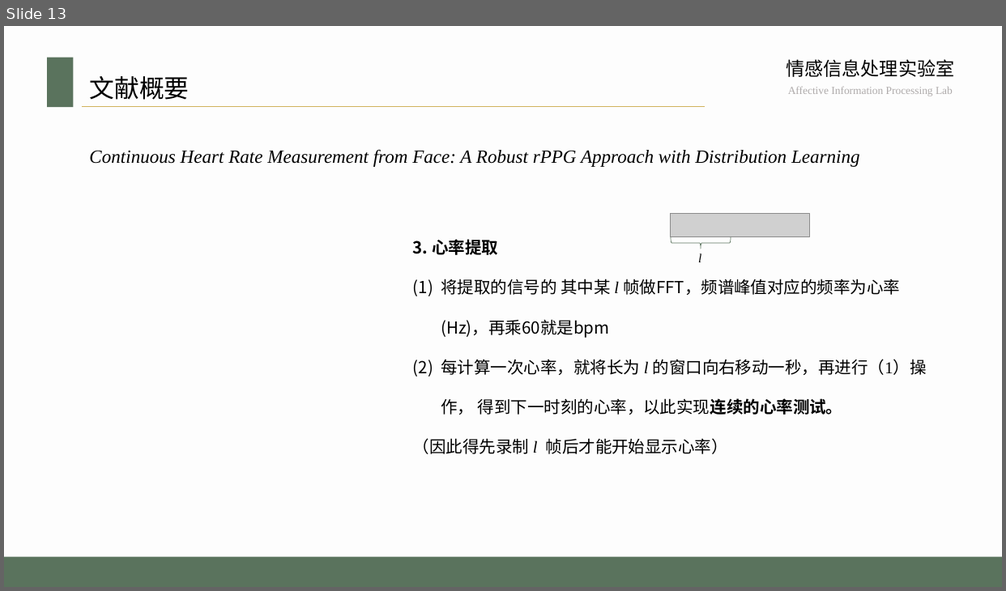
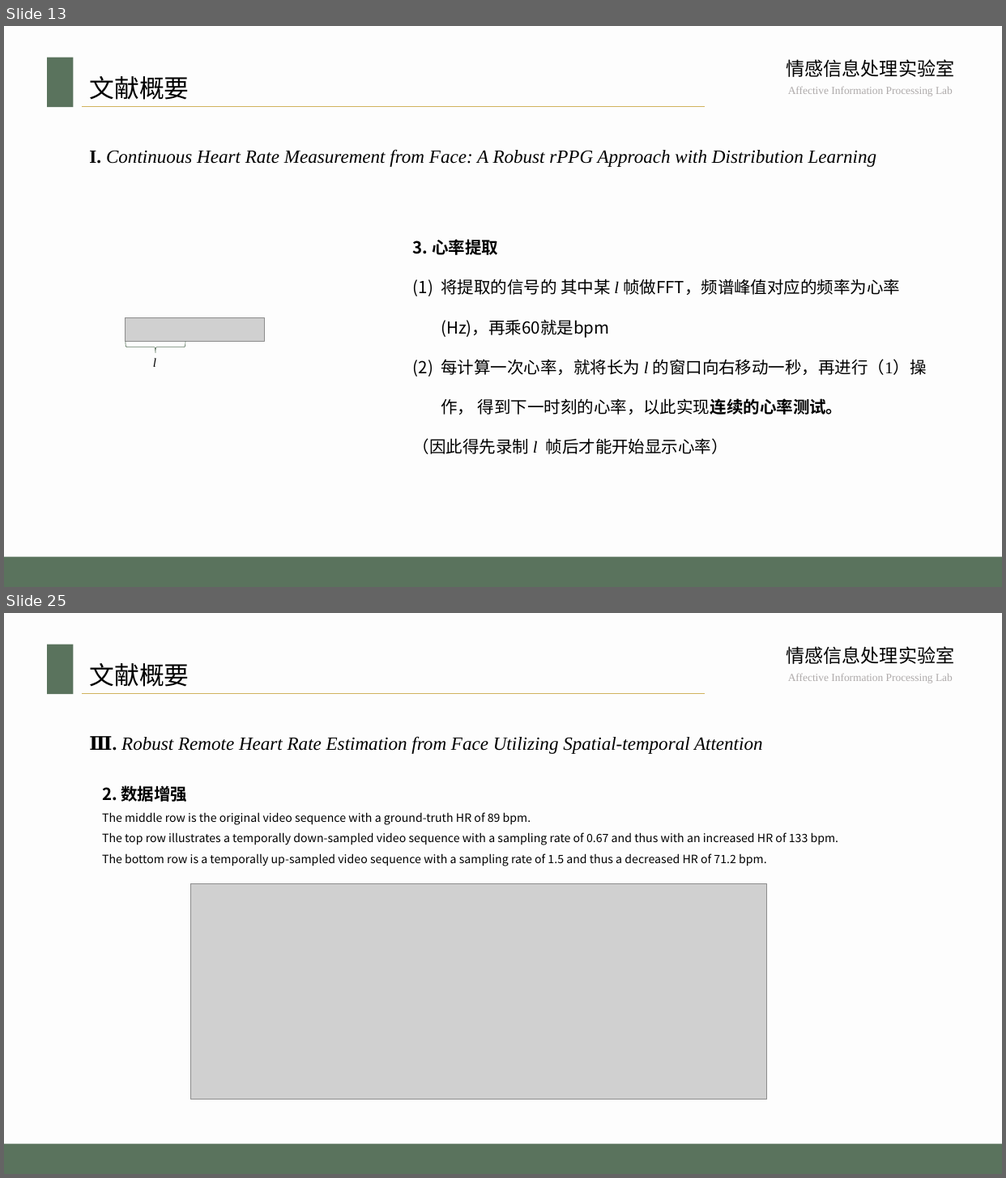
Before and after one commit to whatcarp/rppgrppg, a slide deck: 东大模板.pptx. Shown one above the other, each under a label of ours: slide 13 before the commit, slides 13 and 25 after it; the slides between them are not shown. The pictures are 1006x591 and 1006x1178 pixels, drawn with LibreOffice and Linux fonts; fonts in the diff are those of the drawing; grey boxes stand for pictures; background and template pictures are left out. Boxes give left, top, right and bottom in pixels: in the first picture for what was removed or moved away, otherwise in the second. Text is boxed around its words. In the diff, an @@ line names an element or a change of style, - is before the commit and + after.

```diff
--- a/东大模板.pptx
+++ b/东大模板.pptx
@@ slide 25 added at (4,613,1002,1174), background #E7E6E6 at 5% opacity; not listed: 5 template elements that a slide beside it also shows @@
@@ title added at (89,663,189,687), 24 pt, text #000000 @@
+文献概要
@@ text added at (89,736,763,754), 18 pt, text #000000, italic @@
+Ⅲ. Robust Remote Heart Rate Estimation from Face Utilizing Spatial-temporal Attention
@@ text added at (102,784,839,867), 11 pt, text #000000 @@
+2. 数据增强
+The middle row is the original video sequence with a ground-truth HR of 89 bpm.
+The top row illustrates a temporally down-sampled video sequence with a sampling rate of 0.67 and thus with an increased HR of 133 bpm.
+The bottom row is a temporally up-sampled video sequence with a sampling rate of 1.5 and thus a decreased HR of 71.2 bpm.
@@ picture added at (190,884,767,1099) @@
@@ slide 13 changed as well @@
@@ text at (89,149,877,167): text changed @@
-Continuous Heart Rate Measurement from Face: A Robust rPPG Approach with Distribution Learning
+I. Continuous Heart Rate Measurement from Face: A Robust rPPG Approach with Distribution Learning
@@ 1 picture, 1 text, 1 right brace: place and size @@
-1 picture, 1 text, 1 right brace at (671,214,809,263)
+1 picture, 1 text, 1 right brace at (126,318,264,367)
```
Also in this commit, not shown: 8 other slides changed, 15 other slides added.
